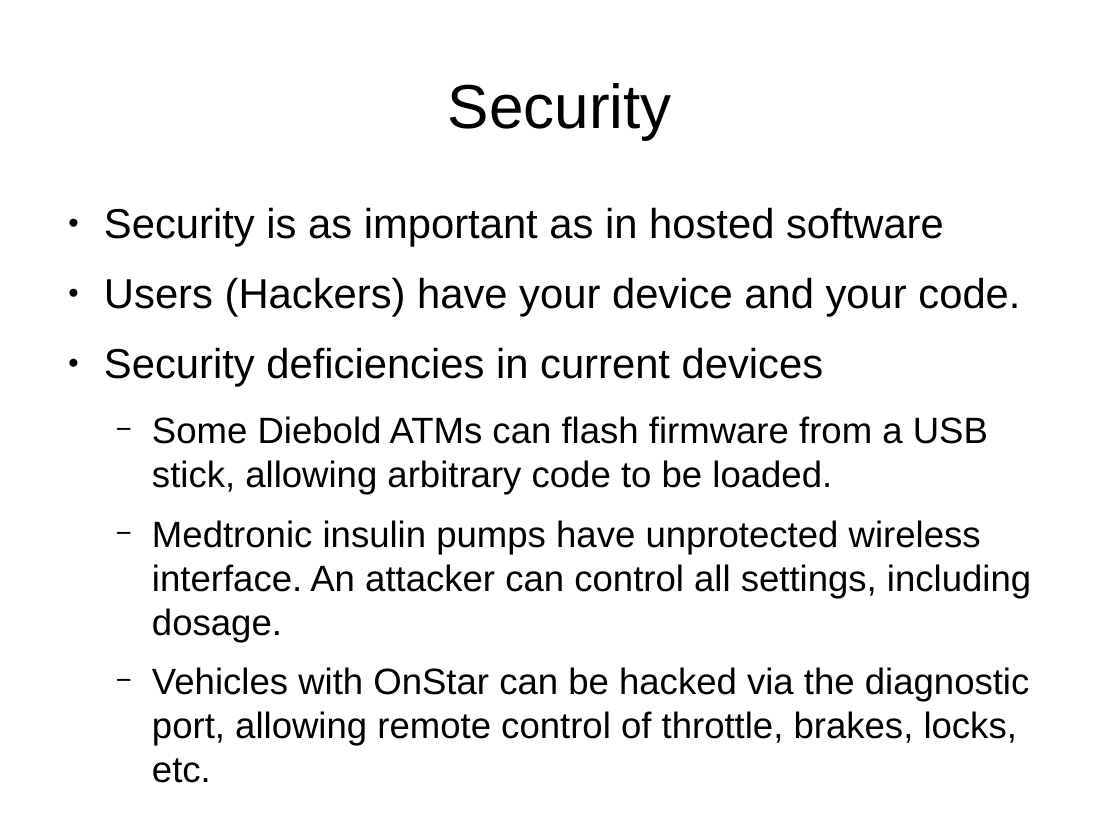
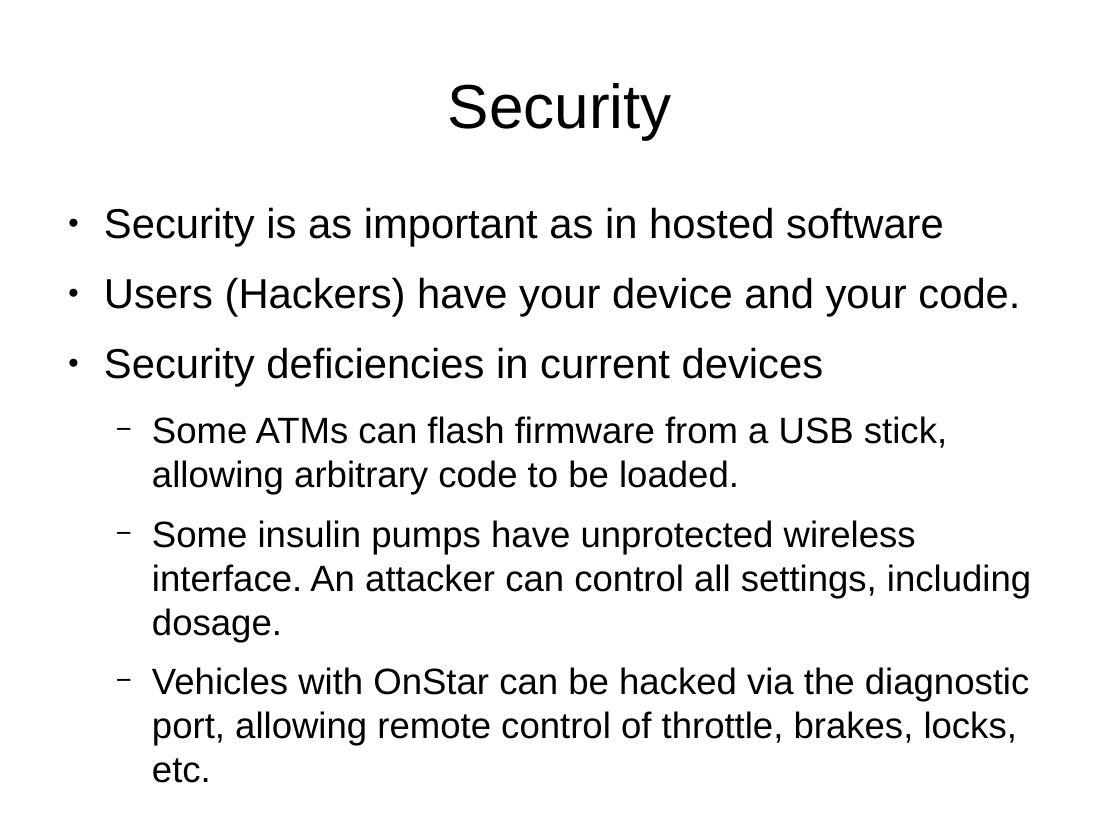
Before and after one commit to mvphelps/Presentations, a slide deck: slide 27 of IADNUG 20150604 Internet of Things NetMF/IoT.odp. Drawn at 1120x840 pixels with LibreOffice and Linux fonts; fonts in the diff are those of the drawing. Boxes give left, top, right and bottom in pixels: in the first picture for what was removed or moved away, otherwise in the second. Text is boxed around its words. In the diff, an @@ line names an element or a change of style, - is before the commit and + after.

```diff
--- a/IADNUG 20150604 Internet of Things NetMF/IoT.odp
+++ b/IADNUG 20150604 Internet of Things NetMF/IoT.odp
@@ text at [152, 416, 1031, 642]: text changed @@
-  − Some Diebold ATMs can flash firmware from a USB stick, allowing arbitrary code to be loaded.
-  − Medtronic insulin pumps have unprotected wireless interface. An attacker can control all settings, including dosage.
+  − Some ATMs can flash firmware from a USB stick, allowing arbitrary code to be loaded.
+  − Some insulin pumps have unprotected wireless interface. An attacker can control all settings, including dosage.
```
Also in this commit, not shown: 1 other slide changed, 3 other files.
